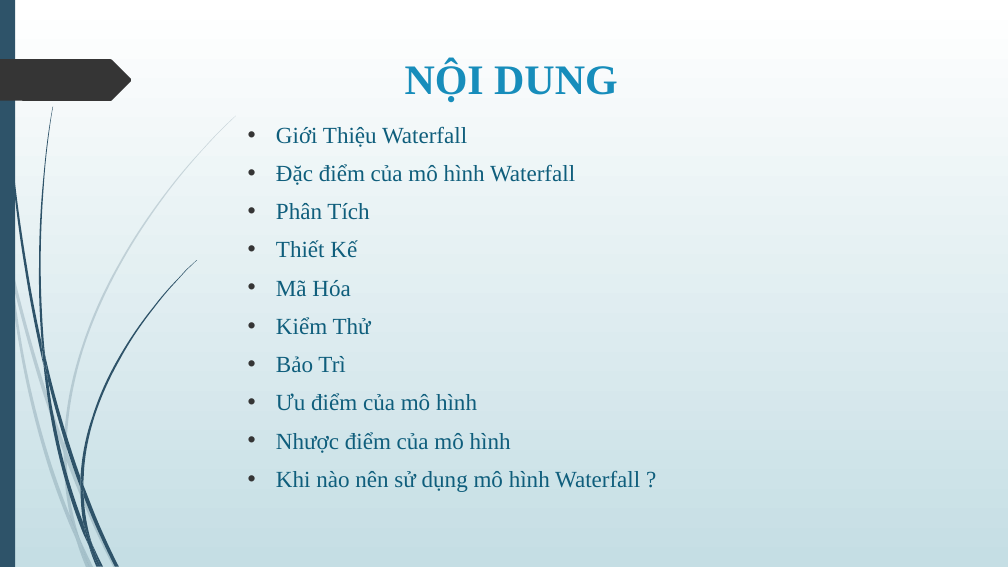
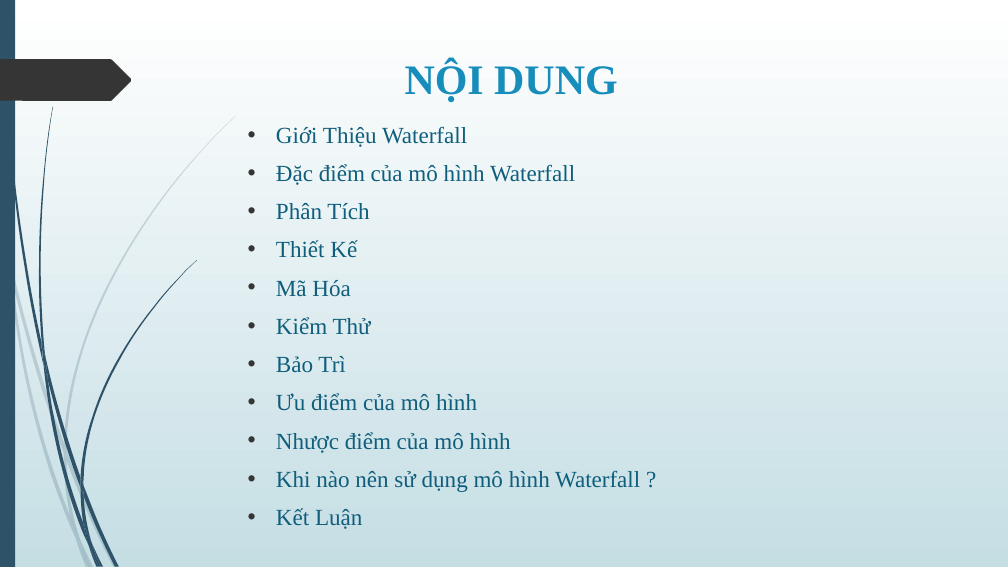
Before and after one commit to vanhoinguyen/QUANLYKHACHSAN_G4_TEAM, a slide deck: slide 3 of Báo Cáo/SEMINAR_NHOM_G4.pptx (slide 2 before the commit). Drawn at 1008x567 pixels with LibreOffice and Linux fonts; fonts in the diff are those of the drawing. Boxes give left, top, right and bottom in pixels: in the first picture for what was removed or moved away, otherwise in the second. Text is boxed around its words. In the diff, an @@ line names an element or a change of style, - is before the commit and + after.

```diff
--- a/Báo Cáo/SEMINAR_NHOM_G4.pptx
+++ b/Báo Cáo/SEMINAR_NHOM_G4.pptx
@@ text at box(276, 508, 362, 529): paragraph added @@
+• Kết Luận
```
Also in this commit, not shown: 3 other slides changed, 2 slides added, 1 other file.
